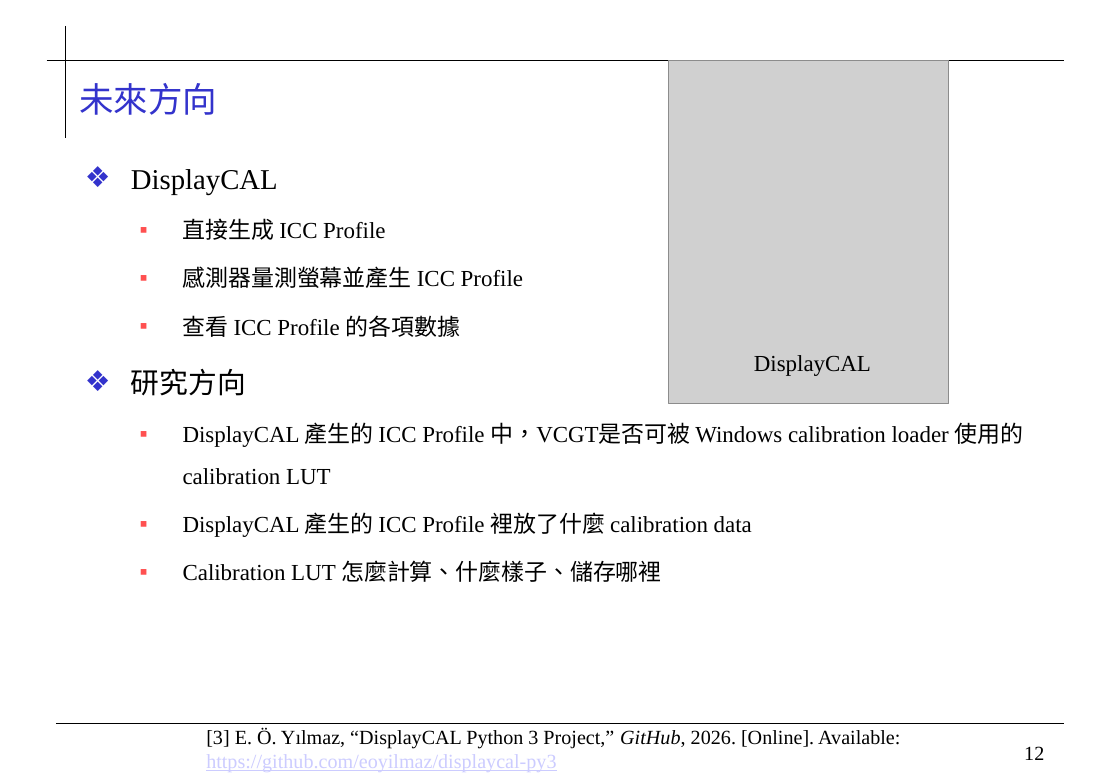
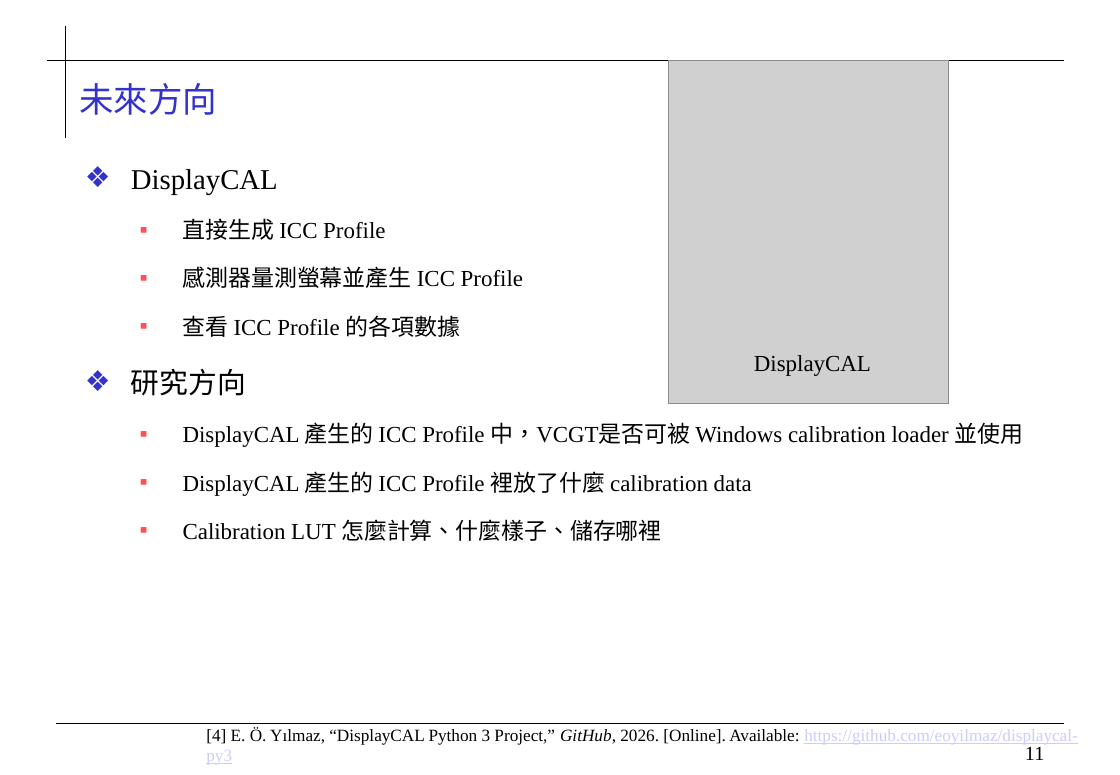
Before and after one commit to 0ilasis0/home, a slide deck: slide 11 of ICCPROFILE_0923.pptx (slide 12 before the commit). Drawn at 1120x775 pixels with LibreOffice and Linux fonts; fonts in the diff are those of the drawing; grey boxes stand for pictures; background and template pictures are left out. Boxes give left, top, right and bottom in pixels: in the first picture for what was removed or moved away, otherwise in the second. Text is boxed around its words. In the diff, an @@ line names an element or a change of style, - is before the commit and + after.

```diff
--- a/ICCPROFILE_0923.pptx
+++ b/ICCPROFILE_0923.pptx
@@ text at bbox=[183, 422, 1024, 447]: text changed @@
-  ▪ DisplayCAL 產生的 ICC Profile 中，VCGT是否可被 Windows calibration loader 使用的 calibration LUT
+  ▪ DisplayCAL 產生的 ICC Profile 中，VCGT是否可被 Windows calibration loader 並使用
@@ text at bbox=[206, 727, 1078, 764]: text changed; size 14 to 12 pt @@
-[3] E. Ö. Yılmaz, “DisplayCAL Python 3 Project,” GitHub, 2026. [Online]. Available: https://github.com/eoyilmaz/displaycal-py3
+[4] E. Ö. Yılmaz, “DisplayCAL Python 3 Project,” GitHub, 2026. [Online]. Available: https://github.com/eoyilmaz/displaycal-py3
@@ page number at bbox=[1025, 746, 1044, 760]: text changed @@
-12
+11
```
Also in this commit, not shown: 6 other slides changed, 1 slide removed.
